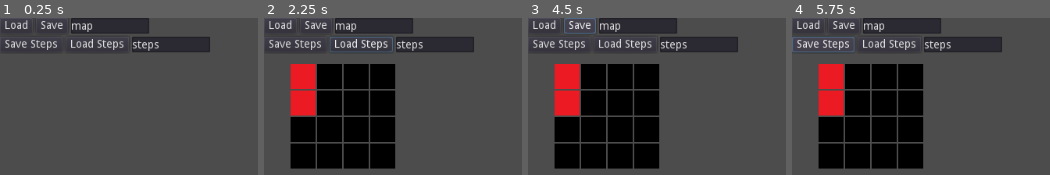
Above: before the commit, frames 1-4 (left to right).
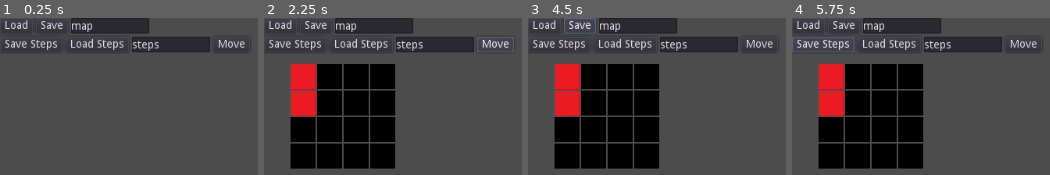
Above: after the commit, the same moments.

Repository: brcclark/MapViewer
Game: Godot game, scene res://scns/Main.tscn
Same seed, same stepped clock (60 frames per second), same inputs: the game is played once before the commit and once after it.
Inputs (mouse positions are in pixels of both pictures, inside the frame that each line leads up to):
- Up to frame 1 (0.25 s): no input
- Up to frame 2 (2.25 s): click "Load" at 0.5 s; click "Load Steps" at 1.25 s; click (496, 44) at 2 s, where only the run after the commit has a clickable "Move"
- Up to frame 3 (4.5 s): click (760, 44) at 2.75 s, where only the run after the commit has a clickable "Move"; click (760, 44) at 3.5 s, where only the run after the commit has a clickable "Move"; click "Save" at 4.25 s
- Up to frame 4 (5.75 s): click "Save Steps" at 5 s

The runs differ from the first frame. In frame 1, 0.4% of the frame differs, in the area x 83-96%, y 14-22%; in frame 2, 0.9%, in the area x 25-97%, y 12-22%; in frame 3, 0.4%; in frame 4, 0.4%.

Commit message:
started to implement the agent class, still need to fix load/save of the planned path and test the actual animation process

Diff:
--- a/project.godot
+++ b/project.godot
@@ -9,12 +9,18 @@
 config_version=4
 
 _global_script_classes=[ {
+"base": "Node2D",
+"class": "Agent",
+"language": "GDScript",
+"path": "res://scns/Agent.gd"
+}, {
 "base": "Resource",
 "class": "Save",
 "language": "GDScript",
 "path": "res://scripts/new_script.gd"
 } ]
 _global_script_class_icons={
+"Agent": "",
 "Save": ""
 }
 
@@ -22,7 +28,10 @@
 
 config/name="MapVisualizer"
 run/main_scene="res://scns/Main.tscn"
-config/icon="res://icon.png"
+
+[autoload]
+
+Map="*res://scripts/Main.gd"
 
 [physics]
 
--- a/scns/Agent.gd
+++ b/scns/Agent.gd
@@ -1,11 +1,46 @@
+class_name Agent
 extends Node2D
 
-class Agent:
-	var start: Vector2
-	var goal: Vector2
-	var PlannedPath:Array = []
+var start: Vector2
+var goal: Vector2
+var PlannedPath:Array = []
 
-	var _currentStep: int
+var _currentStep : int = 0
+var _currentSpeed : float
+var _atPosition : bool = true
 
-func StepPos(speed : float, nodeWidth : int, nodeHeight : int, spacing : int) -> void:
-	lerp()
+func _init() -> void:
+	_currentStep = 0
+
+func LoadPath(data : Dictionary) -> void:
+	pass
+
+func SavePath() -> String:
+	var data : Dictionary = {}
+	for i in range(PlannedPath.size()):
+		var tmp : Dictionary = {}
+		tmp["x"] = PlannedPath[i].x
+		tmp["y"] = PlannedPath[i].y
+		data[i] = tmp
+	return JSON.print(data,'\t')
+
+
+func Load(path : Array) -> void:
+	PlannedPath = path
+	start = path[0]
+	position = Map.GetWorldFromGrid(start)
+	$Sprite.visible = true
+
+func StepPos(speed : float) -> void:
+	_atPosition = false
+	_currentSpeed = speed
+	goal = PlannedPath[_currentStep + 1]
+
+func _process(delta) -> void:
+	if !_atPosition:
+		var dir = goal - start
+		position += dir * _currentSpeed * delta
+
+		if position == Map.GetWorldFromGrid(goal):
+			_atPosition = true
+			_currentStep += 1
--- a/scns/Agent.tscn
+++ b/scns/Agent.tscn
@@ -7,4 +7,5 @@
 script = ExtResource( 2 )
 
 [node name="Sprite" type="Sprite" parent="."]
+visible = false
 texture = ExtResource( 1 )
--- a/scns/Main.tscn
+++ b/scns/Main.tscn
@@ -29,7 +29,7 @@
 }
 
 [node name="HBoxContainer2" type="HBoxContainer" parent="UI/CanvasLayer/VBoxContainer"]
-margin_right = 269.0
+margin_right = 354.0
 margin_bottom = 20.0
 __meta__ = {
 "_edit_use_anchors_": false
@@ -64,7 +64,7 @@
 
 [node name="HBoxContainer" type="HBoxContainer" parent="UI/CanvasLayer/VBoxContainer"]
 margin_top = 24.0
-margin_right = 269.0
+margin_right = 354.0
 margin_bottom = 44.0
 
 [node name="SaveSteps" type="Button" parent="UI/CanvasLayer/VBoxContainer/HBoxContainer"]
@@ -91,6 +91,16 @@
 "_edit_use_anchors_": false
 }
 
+[node name="Move" type="Button" parent="UI/CanvasLayer/VBoxContainer/HBoxContainer"]
+margin_left = 273.0
+margin_right = 320.0
+margin_bottom = 20.0
+text = "Move"
+__meta__ = {
+"_edit_use_anchors_": false
+}
+
 [connection signal="pressed" from="UI/CanvasLayer/VBoxContainer/HBoxContainer2/Load" to="." method="_on_Button_pressed"]
 [connection signal="pressed" from="UI/CanvasLayer/VBoxContainer/HBoxContainer2/Save" to="." method="_on_Save_pressed"]
 [connection signal="pressed" from="UI/CanvasLayer/VBoxContainer/HBoxContainer/SaveSteps" to="." method="_on_SaveSteps_pressed"]
+[connection signal="pressed" from="UI/CanvasLayer/VBoxContainer/HBoxContainer/LoadSteps" to="." method="_on_LoadSteps_pressed"]
--- a/scripts/Main.gd
+++ b/scripts/Main.gd
@@ -39,6 +39,13 @@
 		for i in range(obs.size()):
 			self.Obstacles.append(Vector2(obs[str(i)]["x"],obs[str(i)]["y"]))
 
+	func GetWorldFromGrid(gridPos : Vector2) -> Vector2:
+		return Vector2(gridPos.x * (self.NodeSize.x + self.spacing), gridPos.y * (self.NodeSize.y + self.spacing))
+
+	func GetGridFromWorld(worldPos : Vector2) -> Vector2:
+		return Vector2(worldPos.x / (self.NodeSize.x + self.spacing), worldPos.y / (self.NodeSize.y + self.spacing))
+
+
 func _init():
 	pass
 
@@ -73,7 +80,7 @@
 			else:
 				ti = NodeTile.instance()
 			$map.add_child(ti)
-			ti.position = Vector2(i * (map.NodeSize.x + map.spacing),j * (map.NodeSize.x + map.spacing))
+			ti.position = map.GetWorldFromGrid(Vector2(i,j))
 
 
 func savePath():
@@ -88,8 +95,12 @@
 	fi.store_string(JSON.print(data,'\t'))
 	fi.close()
 
-func loadPath():
-	pass
+func loadPath() -> void:
+	var fi = File.new()
+	fi.open("res://" + $UI/CanvasLayer/VBoxContainer/HBoxContainer/StepFile.text + ".json", File.READ)
+	var text = fi.get_as_text()
+	var result_json = JSON.parse(text)
+	fi.close()
 
 func _on_Button_pressed():
 	drawMap()
@@ -107,3 +118,7 @@
 	SavedPath.append(Vector2(3,2))
 	SavedPath.append(Vector2(4,2))
 	savePath()
+
+
+func _on_LoadSteps_pressed():
+	loadPath()
